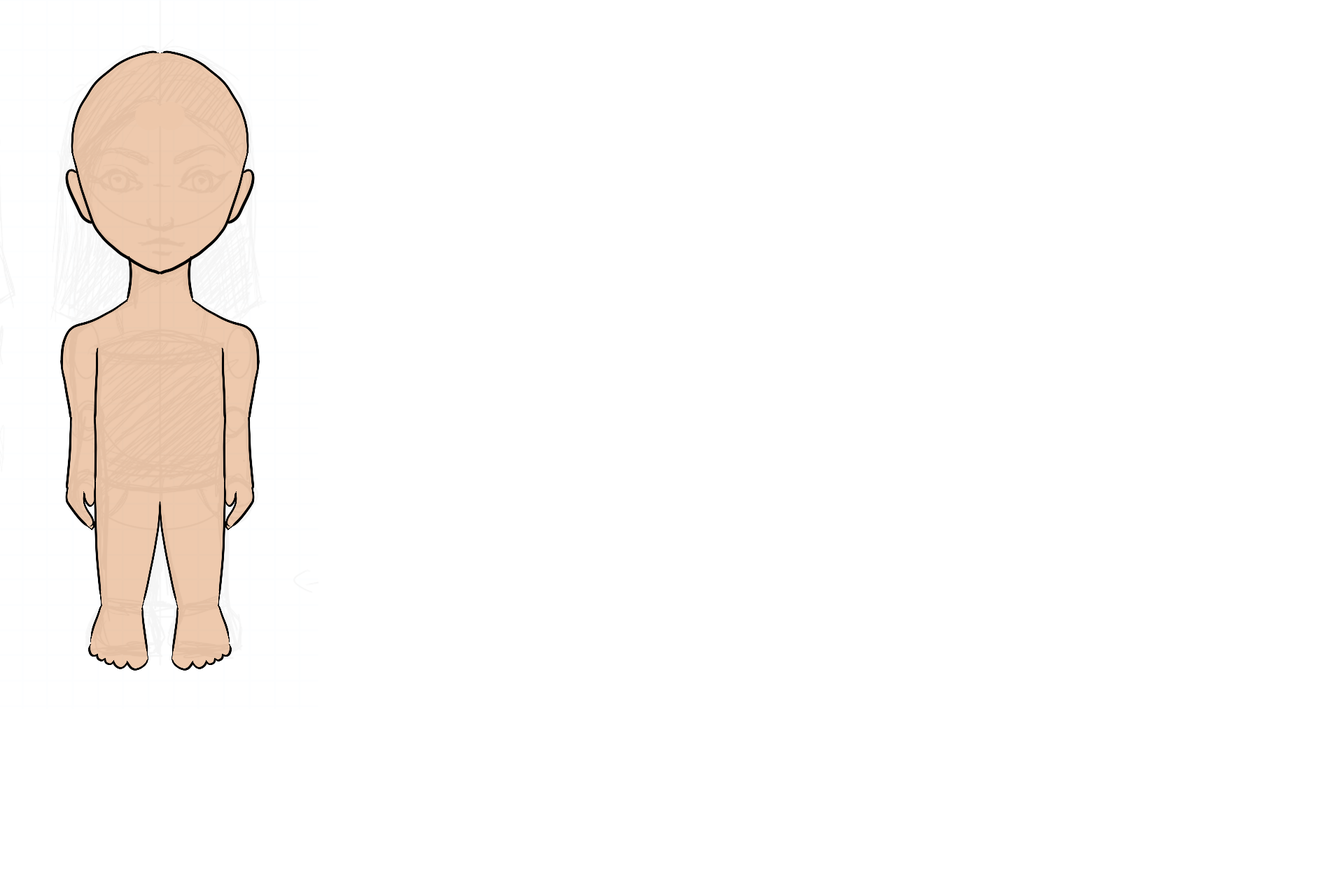
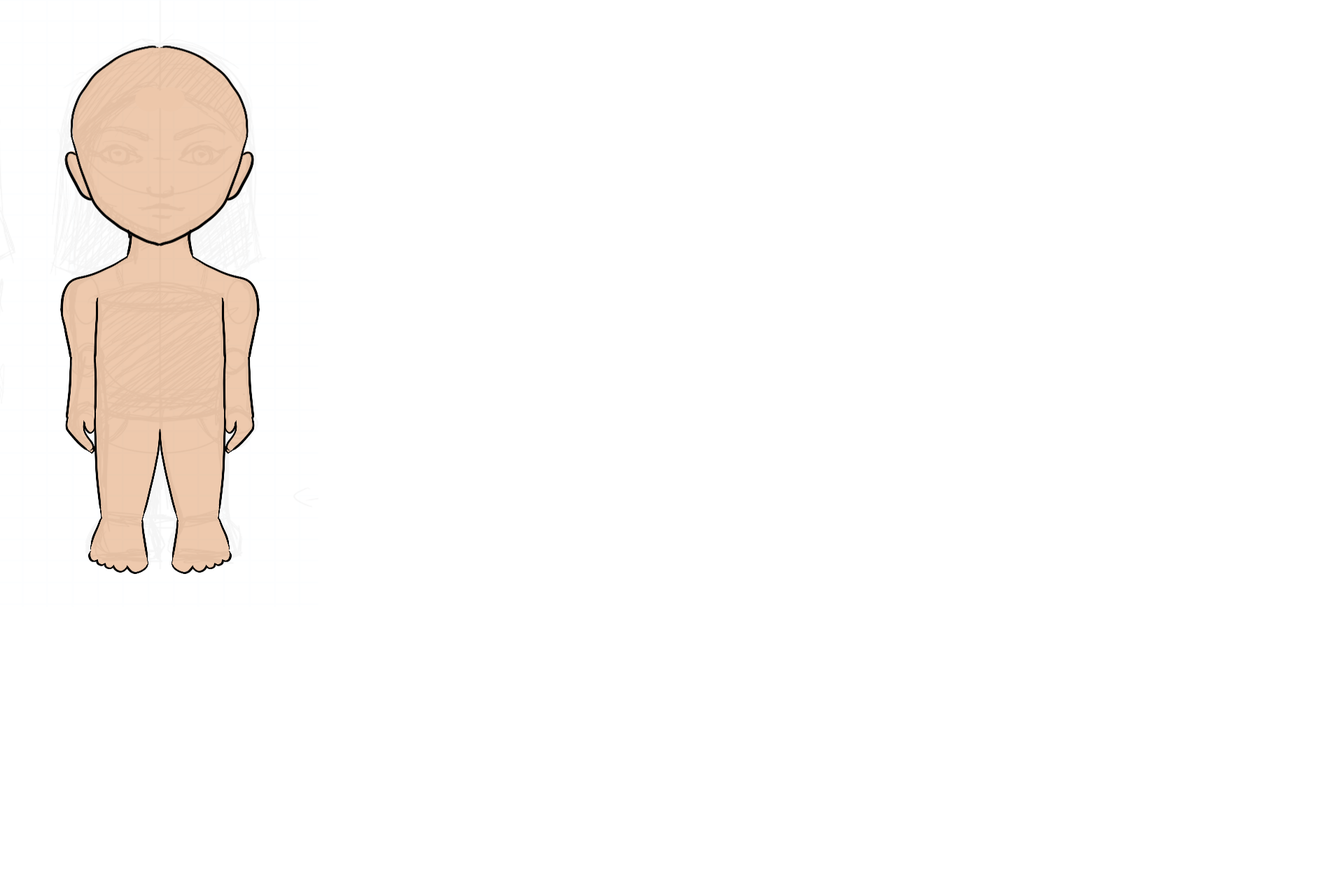
Layer changes from the first 1344x896 image to the second:
painted on "Paint Layer 5" over <box>0,44,314,671</box>
painted on "תמונה1.png" over <box>0,33,319,671</box>
painted on "Paint Layer 6" over <box>49,44,267,671</box>
